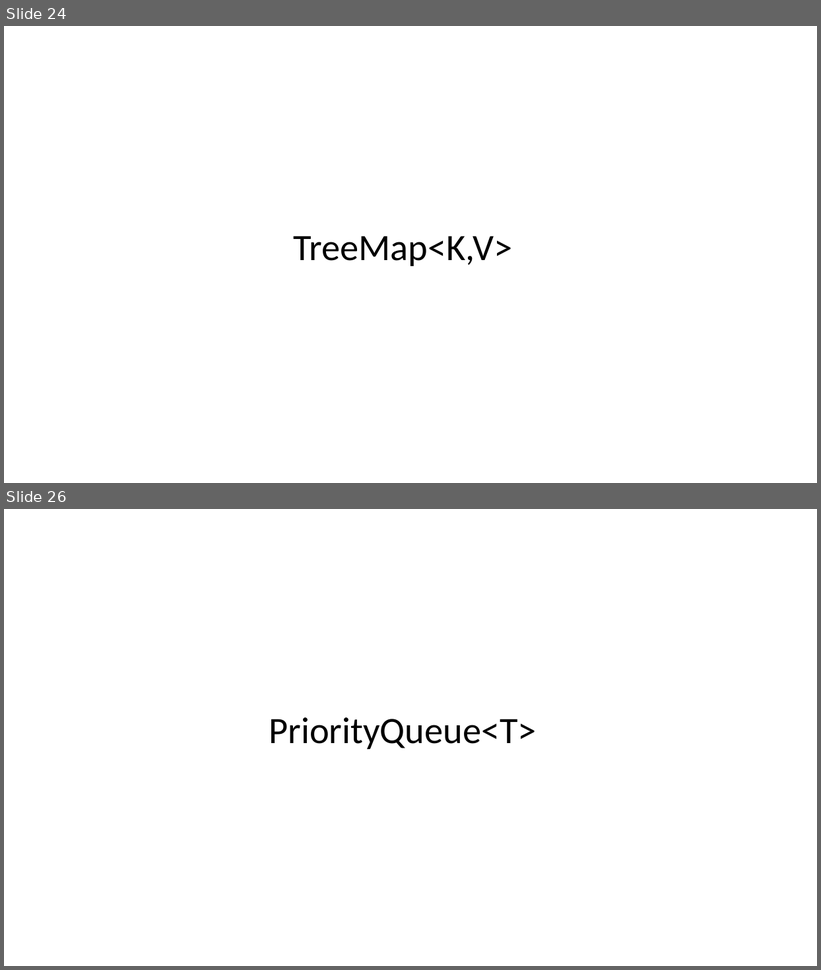
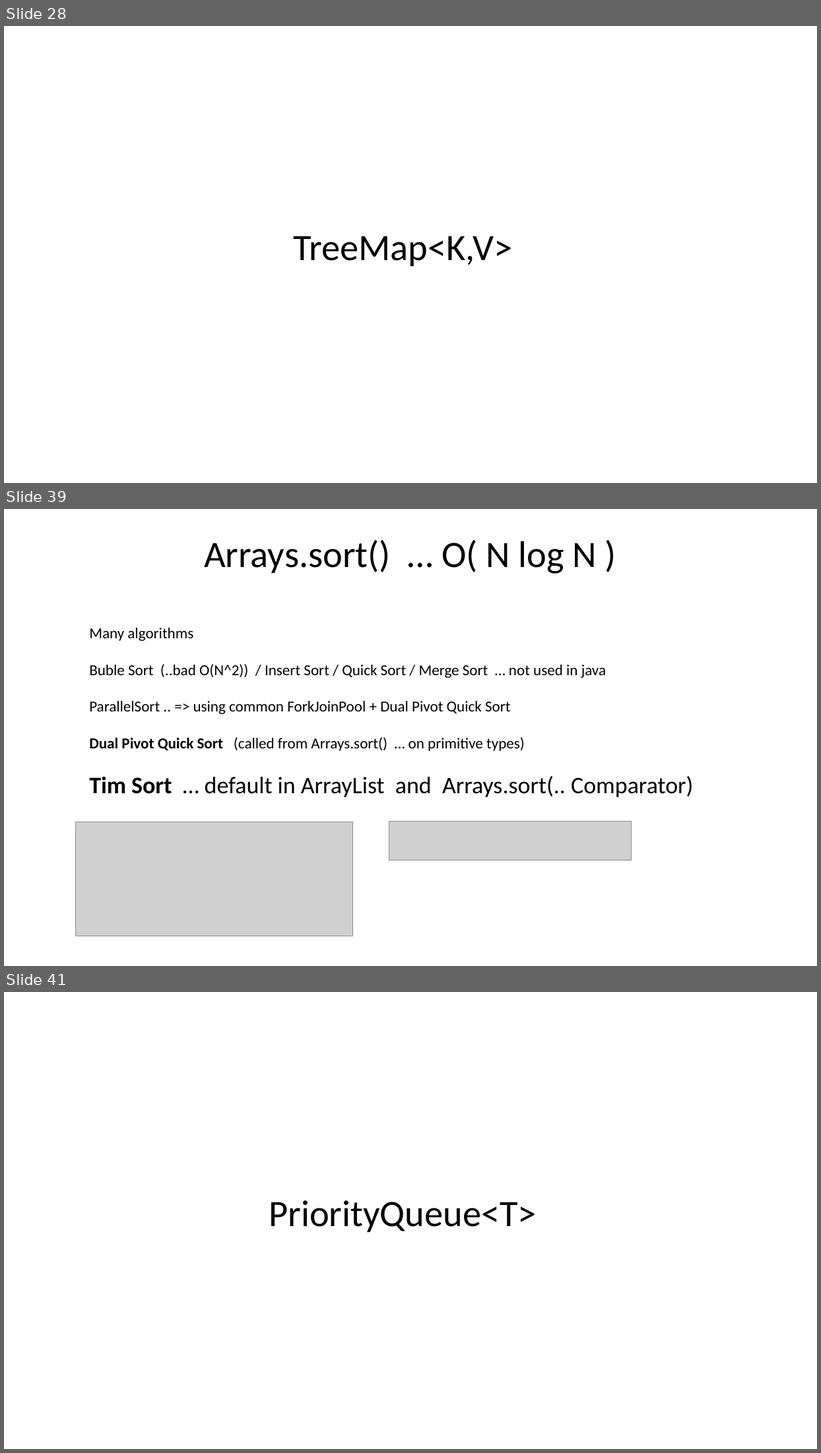
Before and after one commit to Arnaud-Nauwynck/presentations, a slide deck: java/Basic-Data-Structures.pptx. Shown one above the other, each under a label of ours: slides 24 and 26 before the commit, slides 28, 39 and 41 after it; the slides between them are not shown. The pictures are 821x970 and 821x1453 pixels, drawn with LibreOffice and Linux fonts; fonts in the diff are those of the drawing; grey boxes stand for pictures. Boxes give left, top, right and bottom in pixels: in the first picture for what was removed or moved away, otherwise in the second. Text is boxed around its words. In the diff, an @@ line names an element or a change of style, - is before the commit and + after.

```diff
--- a/java/Basic-Data-Structures.pptx
+++ b/java/Basic-Data-Structures.pptx
@@ slide 39 added at (x1=4, y1=509, x2=817, y2=966), background #FFFFFF @@
@@ title added at (x1=204, y1=540, x2=597, y2=574), 44 pt, text #000000 @@
+Arrays.sort() … O( N log N )
@@ text added at (x1=89, y1=628, x2=693, y2=797), 18 pt, text #000000 @@
+Many algorithms
+Buble Sort (..bad O(N^2)) / Insert Sort / Quick Sort / Merge Sort … not used in java
+ParallelSort .. => using common ForkJoinPool + Dual Pivot Quick Sort
+Dual Pivot Quick Sort (called from Arrays.sort() … on primitive types)
+Tim Sort … default in ArrayList and Arrays.sort(.. Comparator)
@@ picture added at (x1=75, y1=822, x2=353, y2=937) @@
@@ picture added at (x1=389, y1=822, x2=632, y2=860) @@
@@ what was slide 24 is now slide 28 @@
@@ what was slide 26 is now slide 41 @@
```
Also in this commit, not shown: 5 slides changed, 20 other slides added.
